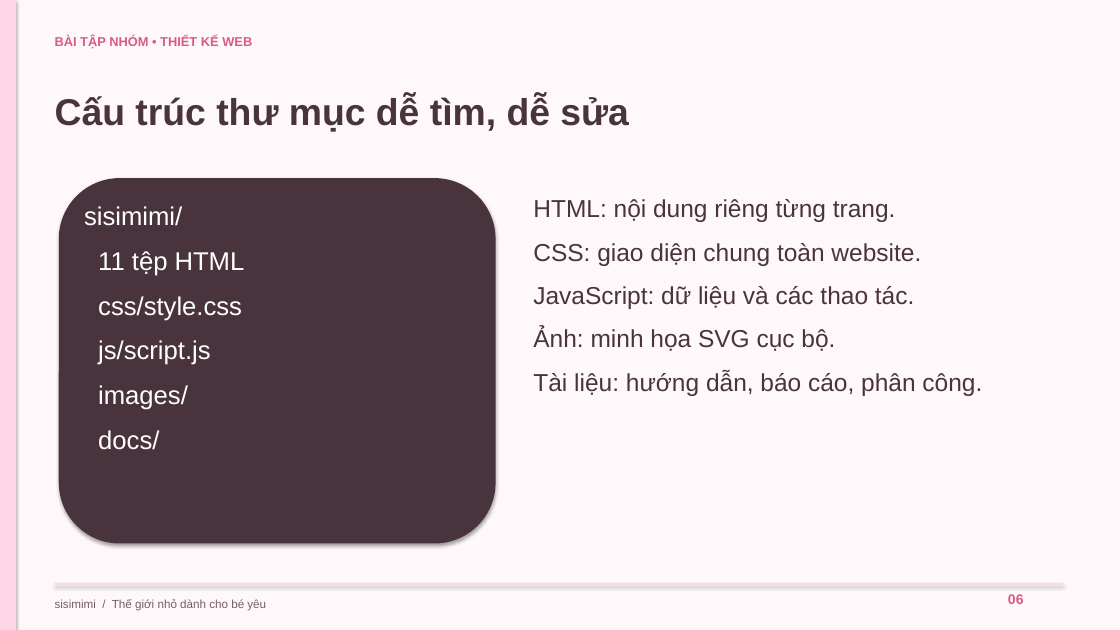
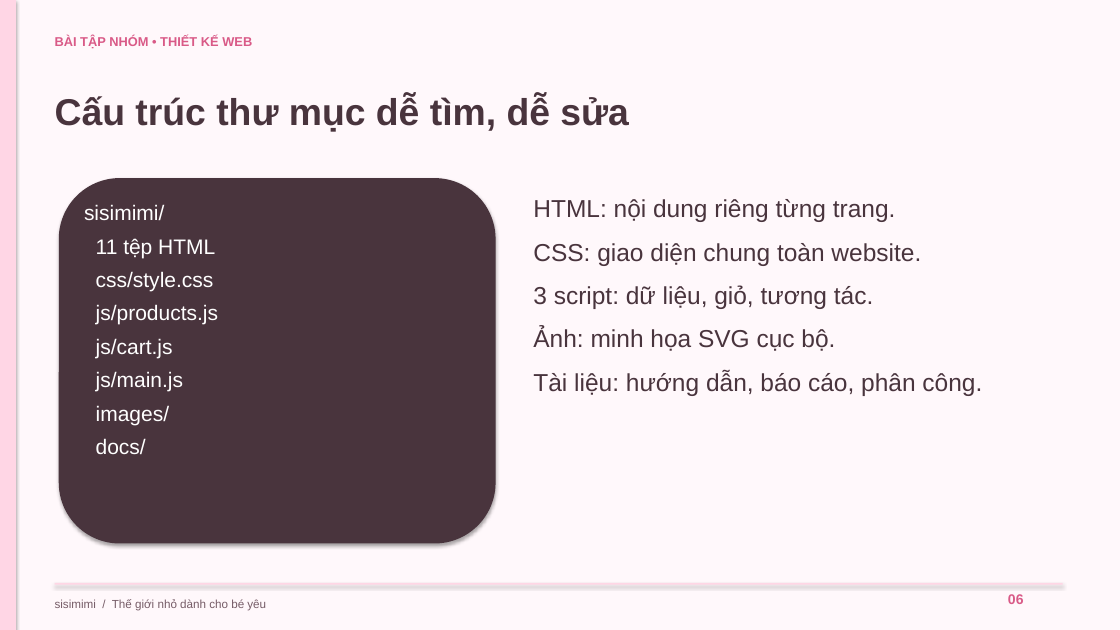
Before and after one commit to vuson141226-png/newskill, a slide deck: slide 6 of sisimimi/docs/BAO_CAO.pptx. Drawn at 1120x630 pixels with LibreOffice and Linux fonts; fonts in the diff are those of the drawing. Boxes give left, top, right and bottom in pixels: in the first picture for what was removed or moved away, otherwise in the second. Text is boxed around its words. In the diff, an @@ line names an element or a change of style, - is before the commit and + after.

Commit message:
Rework sisimimi to follow supplied S-Chicken reference

```diff
--- a/sisimimi/docs/BAO_CAO.pptx
+++ b/sisimimi/docs/BAO_CAO.pptx
@@ text at bbox=[84, 204, 215, 455]: size 22 to 18 pt in "sisimimi/", "11 tệp HTML", "css/style.css", "images/" and 1 more places; less space between paragraphs @@
@@ text at bbox=[533, 285, 873, 309]: text changed @@
-JavaScript: dữ liệu và các thao tác.
+3 script: dữ liệu, giỏ, tương tác.
@@ text at bbox=[96, 304, 218, 392]: text changed; size 22 to 18 pt @@
-js/script.js
+js/products.js
+js/cart.js
+js/main.js
```
Also in this commit, not shown: 2 other slides changed, 29 other files.
